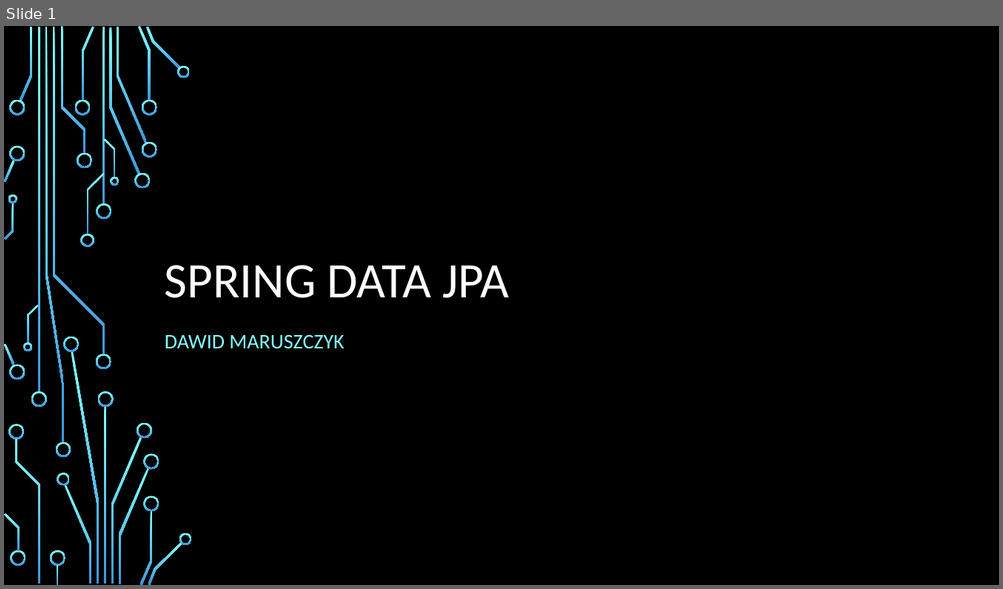
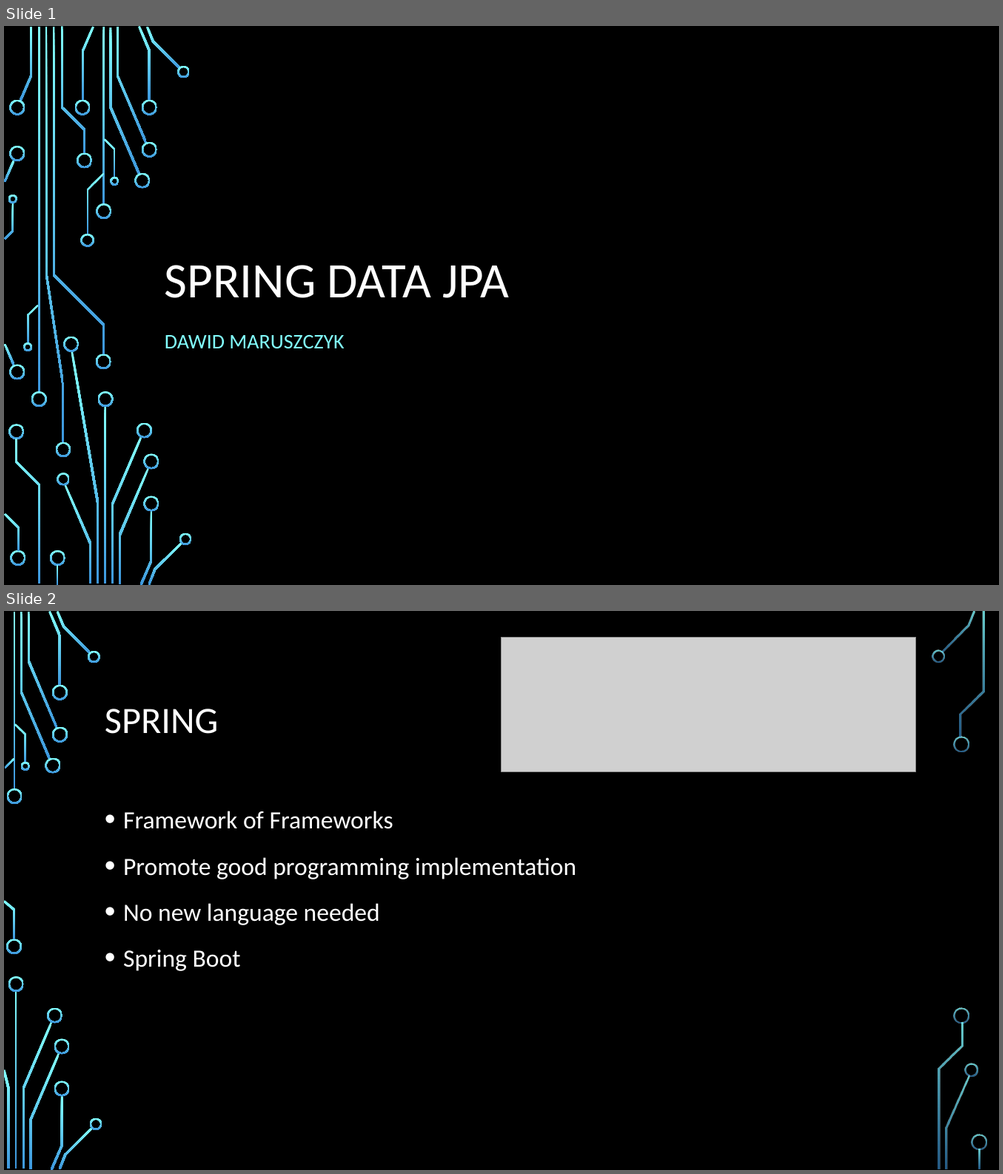
Before and after one commit to DawidMa/ePortfolio, a slide deck: springDataJPA.pptx. Shown one above the other, each under a label of ours: slide 1 before the commit, slides 1 and 2 after it. The pictures are 1003x589 and 1003x1174 pixels, drawn with LibreOffice and Linux fonts; fonts in the diff are those of the drawing; grey boxes stand for pictures; background and template pictures are left out. Boxes give left, top, right and bottom in pixels: in the first picture for what was removed or moved away, otherwise in the second. Text is boxed around its words. In the diff, an @@ line names an element or a change of style, - is before the commit and + after.

```diff
--- a/springDataJPA.pptx
+++ b/springDataJPA.pptx
@@ slide 2 added at (4,611,999,1170), background picture (left out) @@
@@ picture added at (501,637,916,772) @@
@@ title added at (105,709,218,734), 36 pt, text #FFFFFF @@
+SPRING
@@ text added at (123,811,576,971), 24 pt, text #FFFFFF @@
+• Framework of Frameworks
+• Promote good programming implementation
+• No new language needed
+• Spring Boot
@@ group added at (4,611,987,1170): 33 freeform shapes, 3 rectangles @@
```
Also in this commit, not shown: 4 slides changed, 1 slide removed, 12 other files.
